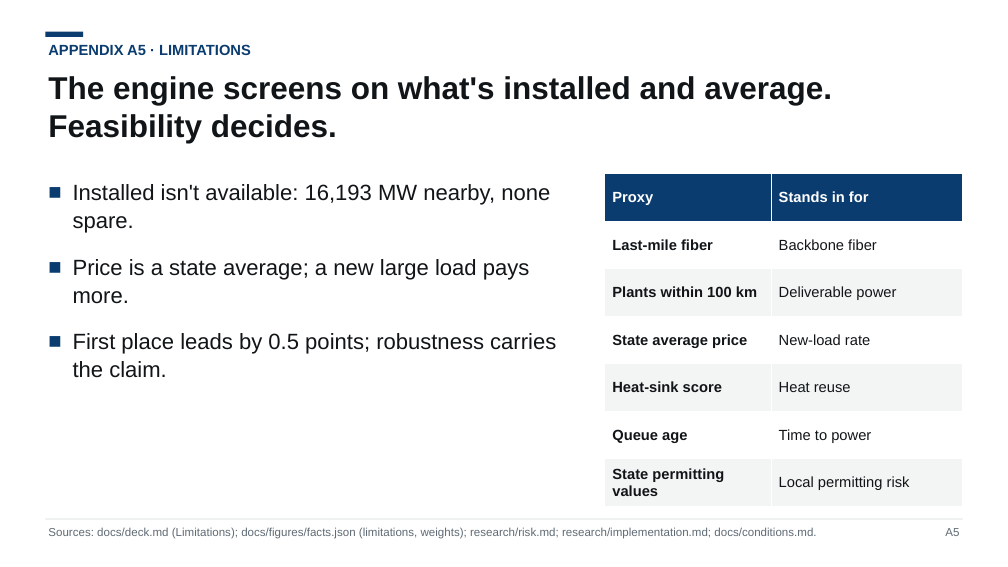
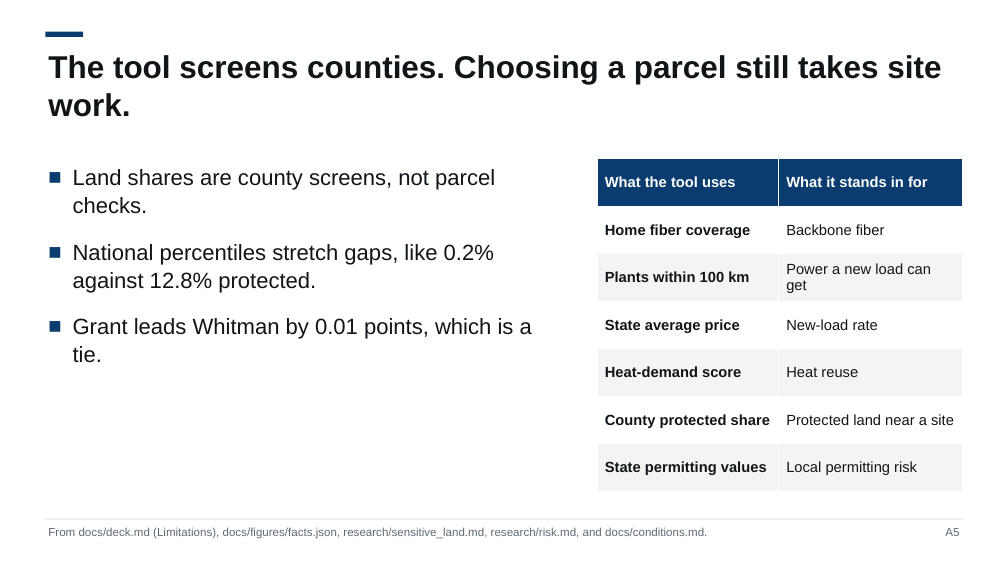
Before and after one commit to NeilKhandelwal/BAC-Hackathon, a slide deck: slide 14 of docs/deck/pitch_template.pptx. Drawn at 1008x567 pixels with LibreOffice and Linux fonts; fonts in the diff are those of the drawing. Boxes give left, top, right and bottom in pixels: in the first picture for what was removed or moved away, otherwise in the second. Text is boxed around its words. In the diff, an @@ line names an element or a change of style, - is before the commit and + after.

```diff
--- a/docs/deck/pitch_template.pptx
+++ b/docs/deck/pitch_template.pptx
@@ text removed at box(48, 44, 251, 55) @@
-APPENDIX A5 · LIMITATIONS
@@ text added at box(48, 55, 941, 117), 30 pt, text #111518, bold @@
+The tool screens counties. Choosing a parcel still takes site work.
@@ text removed at box(48, 76, 832, 143) @@
-The engine screens on what's installed and average. Feasibility decides.
@@ text at box(73, 169, 532, 363): text changed @@
-■ Installed isn't available: 16,193 MW nearby, none spare.
-■ Price is a state average; a new large load pays more.
-■ First place leads by 0.5 points; robustness carries the claim.
+■ Land shares are county screens, not parcel checks.
+■ National percentiles stretch gaps, like 0.2% against 12.8% protected.
+■ Grant leads Whitman by 0.01 points, which is a tie.
@@ table at box(597, 159, 963, 492) @@
-row 1, column 1: Proxy
+row 1, column 1: What the tool uses
-row 1, column 2: Stands in for
+row 1, column 2: What it stands in for
-row 2, column 1: Last-mile fiber
+row 2, column 1: Home fiber coverage
-row 3, column 2: Deliverable power
+row 3, column 2: Power a new load can get
-row 5, column 1: Heat-sink score
+row 5, column 1: Heat-demand score
-row 6, column 1: Queue age
+row 6, column 1: County protected share
-row 6, column 2: Time to power
+row 6, column 2: Protected land near a site
@@ table: place and size @@
-table at box(605, 174, 963, 507)
+table at box(597, 159, 963, 492)
@@ text at box(48, 527, 707, 539): text changed @@
-Sources: docs/deck.md (Limitations); docs/figures/facts.json (limitations, weights); research/risk.md; research/implementation.md; docs/conditions.md.
+From docs/deck.md (Limitations), docs/figures/facts.json, research/sensitive_land.md, research/risk.md, and docs/conditions.md.
```
Also in this commit, not shown: 8 other slides changed, 6 slides added, 6 slides removed, 23 other files.
